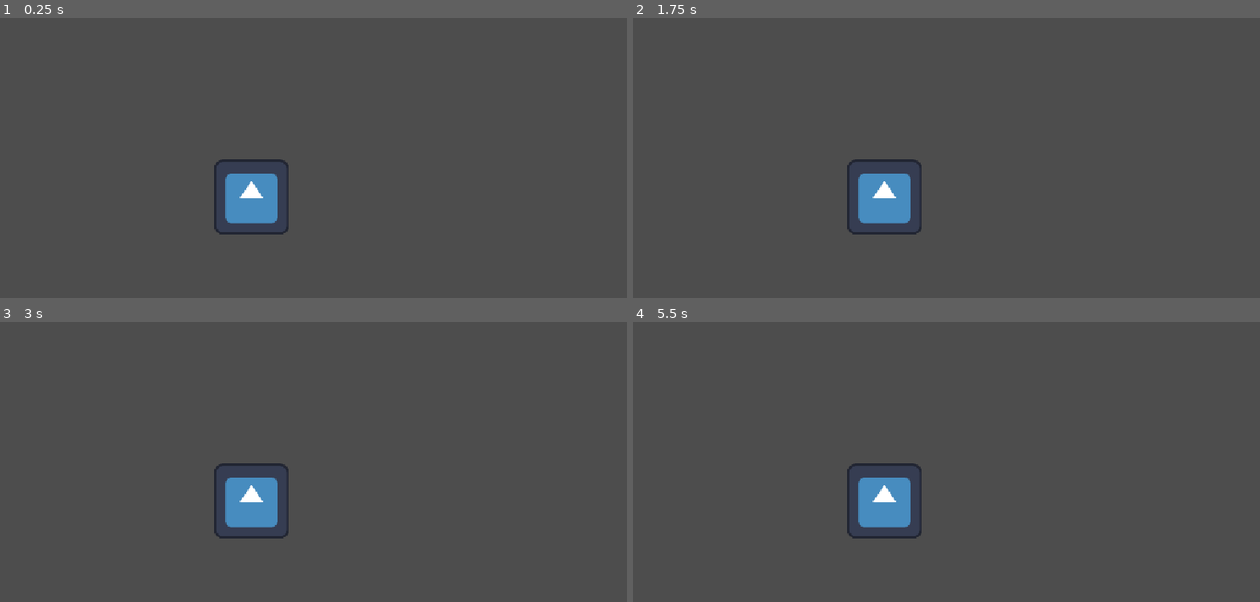
Above: before the commit, frames 1-4 (two rows, left to right).
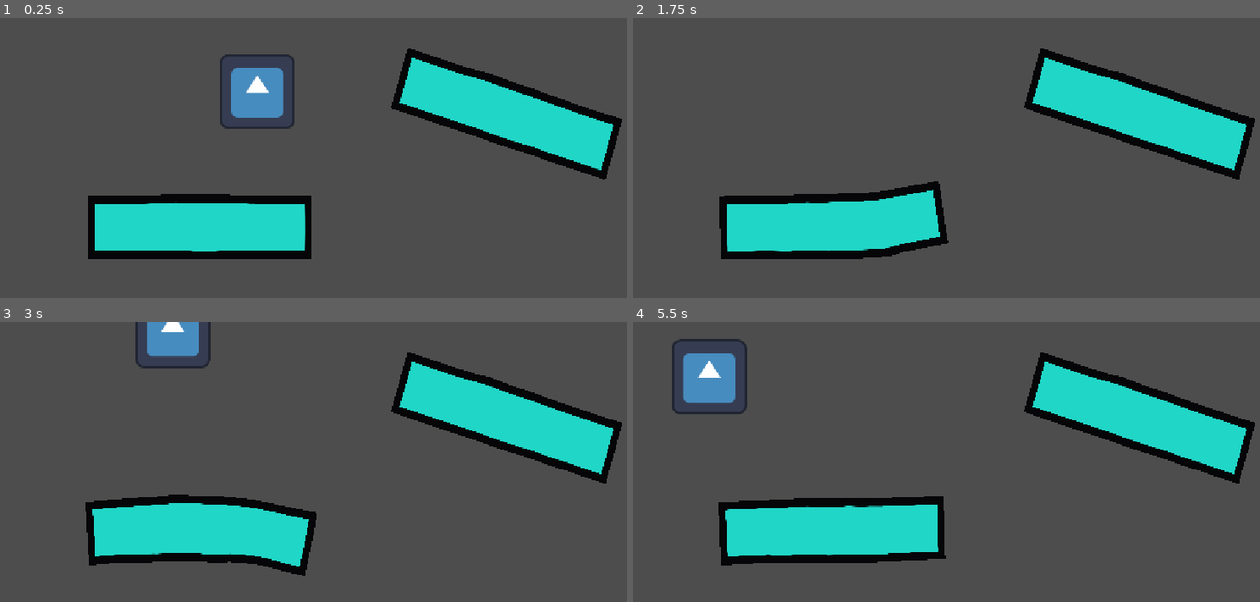
Above: after the commit, the same moments.

Repository: SlopInteractive/haven-2026
Game: Godot game, scene res://scenes/test/kap_test.tscn
Two runs of this game, one before a commit and one after it. Both use one fixed random seed, a clock stepped at 60 frames per second and the inputs below. Before the commit the project starts from res://main.tscn. The engine's default icon, where the game draws it, is replaced by a stand-in: a white triangle on a blue panel in a dark square.
Inputs (mouse positions are in pixels of both pictures, inside the frame that each line leads up to):
- Up to frame 1 (0.25 s): no input
- Up to frame 2 (1.75 s): tap Enter (ui_accept) at 0.5, 0.77, 1.52 s; move the mouse to (1122, 188) at 0.52 s; tap Right (player2_right) at 0.6, 1.35 s; click (1122, 188) at 0.67 s; move the mouse to (833, 228) at 1.27 s
- Up to frame 3 (3 s): move the mouse to (407, 428) at 2.02 s; hold Left (player1_left) 2.03-2.78 s; tap Right (player2_right) at 2.1, 2.85 s; move the mouse to (307, 588) at 2.77 s; click (307, 588) at 2.92 s
- Up to frame 4 (5.5 s): tap Enter (ui_accept) at 3.02, 3.77, 4.52 s; move the mouse to (1172, 568) at 3.52 s; tap Right (player2_right) at 3.6, 4.35, 5.1 s; move the mouse to (770, 456) at 4.27 s; hold Left (player1_left) 4.28-5.03 s; move the mouse to (1002, 512) at 5.02 s; click (1002, 512) at 5.17 s

The runs differ from the first frame. In frame 1, 19% of the frame differs, in the area x 14-100%, y 10-87%; in frame 2, 17%; in frame 3, 19%; in frame 4, 19%, in the area x 6-100%, y 6-88%.

Commit message:
xd

Diff:
--- a/prefabs/platform.tscn
+++ b/prefabs/platform.tscn
@@ -319,6 +319,7 @@
 bones = ["Bone-0", PackedFloat32Array(0, 0, 0, 0, 1, 1, 1, 1, 1, 0, 0, 0, 1, 0, 0, 0, 0, 1, 1, 0, 0, 0, 0, 0, 0, 0, 0,  …(23243 unchanged characters)…
 internal_vertex_count = 202
 script = ExtResource("2_deode")
+anchor_radius = 30.0
 anchor_zone = NodePath("../Anchor")
 vertex_interval = 200
 softness = 100.0
--- a/project.godot
+++ b/project.godot
@@ -11,7 +11,7 @@
 [application]
 
 config/name="haven"
-run/main_scene="uid://due2n4hr7i02"
+run/main_scene="uid://cnvao3antjlyi"
 config/features=PackedStringArray("4.7", "Forward Plus")
 config/icon="res://icon.svg"
 
--- a/scenes/test/kap_test.tscn
+++ b/scenes/test/kap_test.tscn
@@ -11,21 +11,19 @@
 scale = Vector2(0.96877086, 1.0575527)
 
 [node name="Platform" parent="." unique_id=489886513 instance=ExtResource("1_ofchl")]
-position = Vector2(957.91473, 188.17026)
+position = Vector2(882.5617, 178.71451)
 rotation = 0.2984513
 scale = Vector2(0.69153726, 0.8450366)
 
 [node name="Platform2" parent="." unique_id=931321867 instance=ExtResource("1_ofchl")]
-position = Vector2(449.02255, 399.0345)
+position = Vector2(350.96017, 362.1569)
 scale = Vector2(0.69153726, 0.8450366)
 
 [node name="RigidBody2D" type="RigidBody2D" parent="." unique_id=695376995]
 position = Vector2(452.1193, 91.7212)
 lock_rotation = true
 script = ExtResource("2_wa75g")
-move_speed = 600.0
-bounce_strength = 800.0
-bounce_delay = 0.05
+bounce_delay = 0.01
 metadata/_edit_group_ = true
 
 [node name="Sprite2D" type="Sprite2D" parent="RigidBody2D" unique_id=964709701]
--- a/scenes/test/player_controller.gd
+++ b/scenes/test/player_controller.gd
@@ -1,17 +1,14 @@
-
 extends RigidBody2D
 
 @export_group("Movement")
 @export var move_speed := 300.0
 @export var acceleration := 100.0
-@export var air_control := 0.6
 
 @export_group("Bounce")
 @export var bounce_strength := 600.0
 @export var bounce_delay := 0.2
-@export var min_landing_speed := 50.0
 
-var bounce_pending := false
+var bounce_timer := -1.0
 var pending_normal := Vector2.UP
 
 func _ready() -> void:
@@ -27,26 +24,23 @@
 	apply_central_force(Vector2(force_x * mass, 0.0))
 
 func _integrate_forces(state: PhysicsDirectBodyState2D) -> void:
-	if bounce_pending:
+	if bounce_timer >= 0.0:
+		bounce_timer -= state.step
+
+		if bounce_timer <= 0.0:
+			state.apply_central_impulse(pending_normal * bounce_strength)
+			bounce_timer = -1.0
+
 		return
 
 	for i in state.get_contact_count():
-		var normal := state.get_contact_local_normal(i)
+		var normal := (
+			global_transform.basis_xform(
+				state.get_contact_local_normal(i)
+			).normalized()
+		)
 
-		if normal.y < -0.7 and state.linear_velocity.dot(
-			global_transform.basis_xform(normal).normalized()
-		) < -min_landing_speed:
-			pending_normal = global_transform.basis_xform(normal).normalized()
-			bounce_pending = true
-			_schedule_bounce()
+		if normal.y < -0.7:
+			pending_normal = normal
+			bounce_timer = bounce_delay
 			break
-
-
-func _schedule_bounce() -> void:
-	await get_tree().create_timer(bounce_delay).timeout
-
-	if not is_inside_tree():
-		return
-
-	apply_central_impulse(pending_normal * bounce_strength)
-	bounce_pending = false
